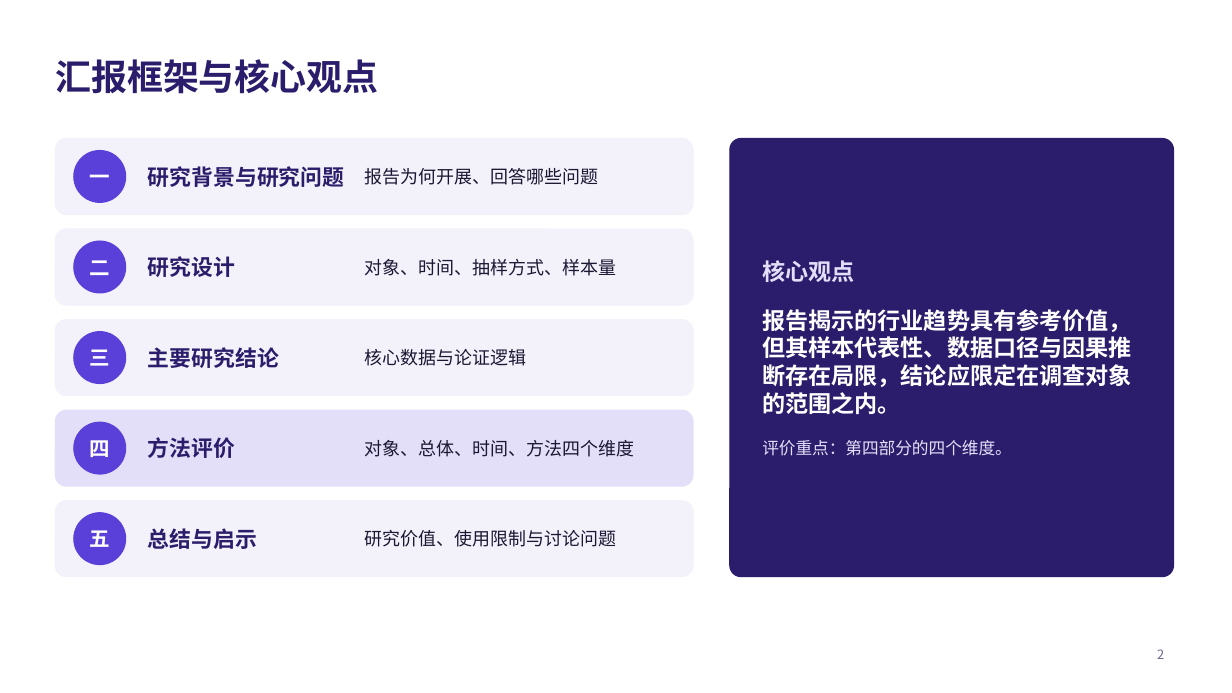
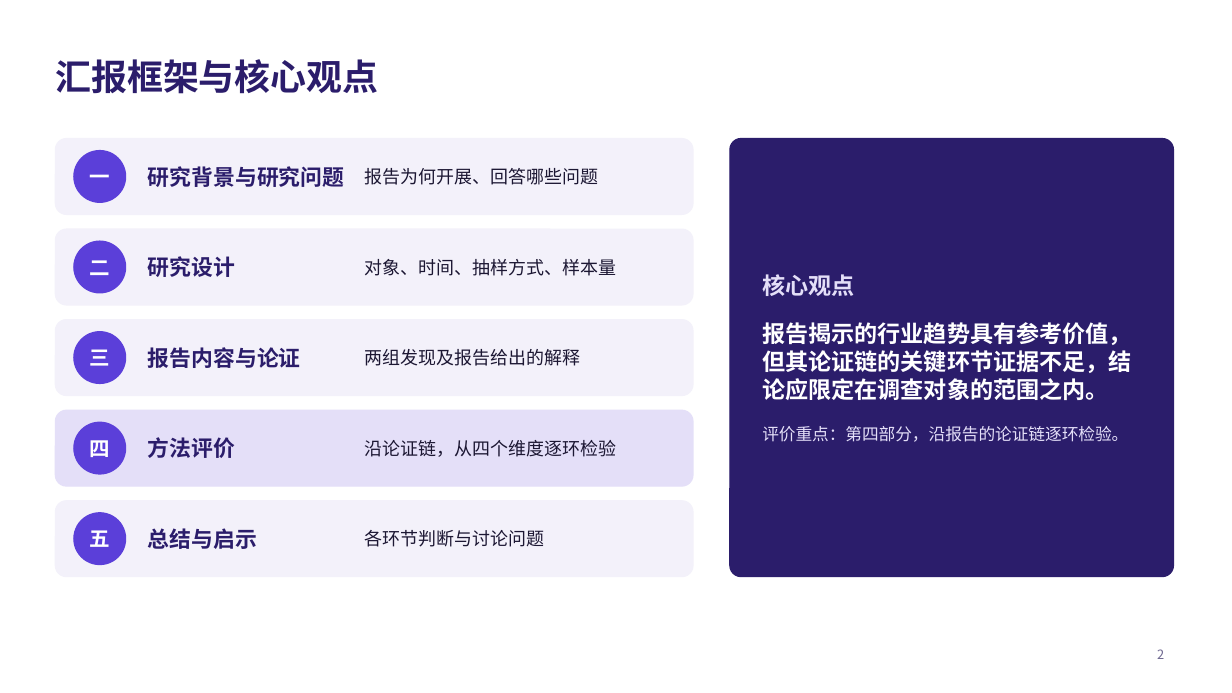
Before and after one commit to jayleo113/ppt, a slide deck: slide 2 of Gracenote报告解读_课堂汇报.pptx. Drawn at 1232x693 pixels with LibreOffice and Linux fonts; fonts in the diff are those of the drawing. Boxes give left, top, right and bottom in pixels: in the first picture for what was removed or moved away, otherwise in the second. Text is boxed around its words. In the diff, an @@ line names an element or a change of style, - is before the commit and + after.

```diff
--- a/Gracenote报告解读_课堂汇报.pptx
+++ b/Gracenote报告解读_课堂汇报.pptx
@@ text at [762, 322, 1132, 442]: text changed @@
-报告揭示的行业趋势具有参考价值，但其样本代表性、数据口径与因果推断存在局限，结论应限定在调查对象的范围之内。
-评价重点：第四部分的四个维度。
+报告揭示的行业趋势具有参考价值，但其论证链的关键环节证据不足，结论应限定在调查对象的范围之内。
+评价重点：第四部分，沿报告的论证链逐环检验。
@@ text at [148, 347, 301, 368]: text changed @@
-主要研究结论
+报告内容与论证
@@ text at [365, 349, 581, 366]: text changed @@
-核心数据与论证逻辑
+两组发现及报告给出的解释
@@ text at [365, 440, 617, 457]: text changed @@
-对象、总体、时间、方法四个维度
+沿论证链，从四个维度逐环检验
@@ text at [365, 530, 545, 547]: text changed @@
-研究价值、使用限制与讨论问题
+各环节判断与讨论问题
```
Also in this commit, not shown: 9 other slides changed, 3 slides added, 2 slides removed, 4 other files.
